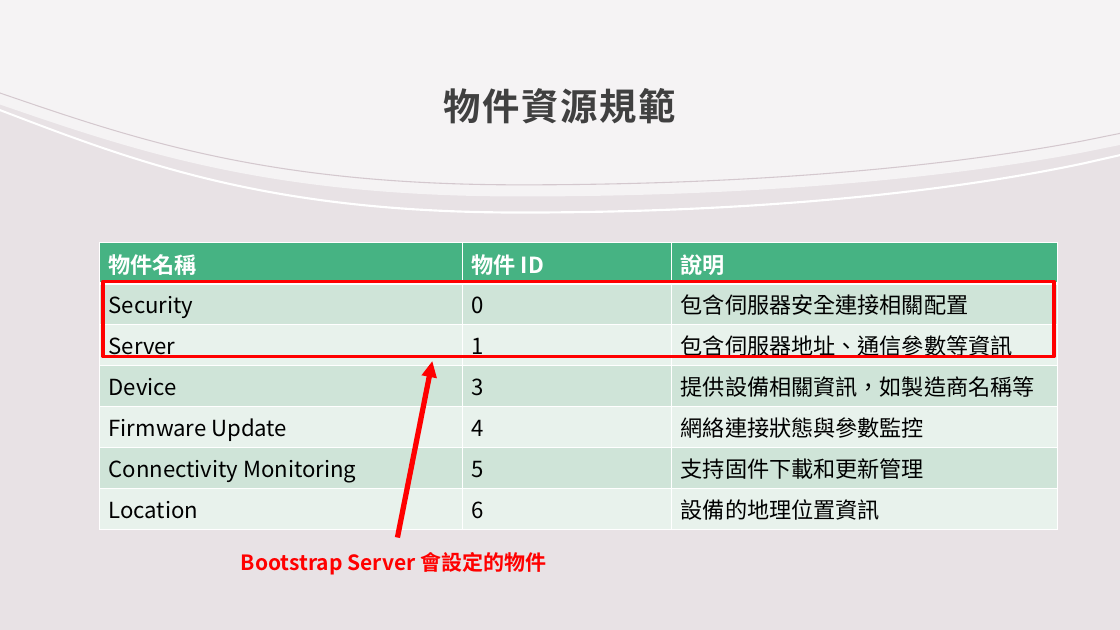
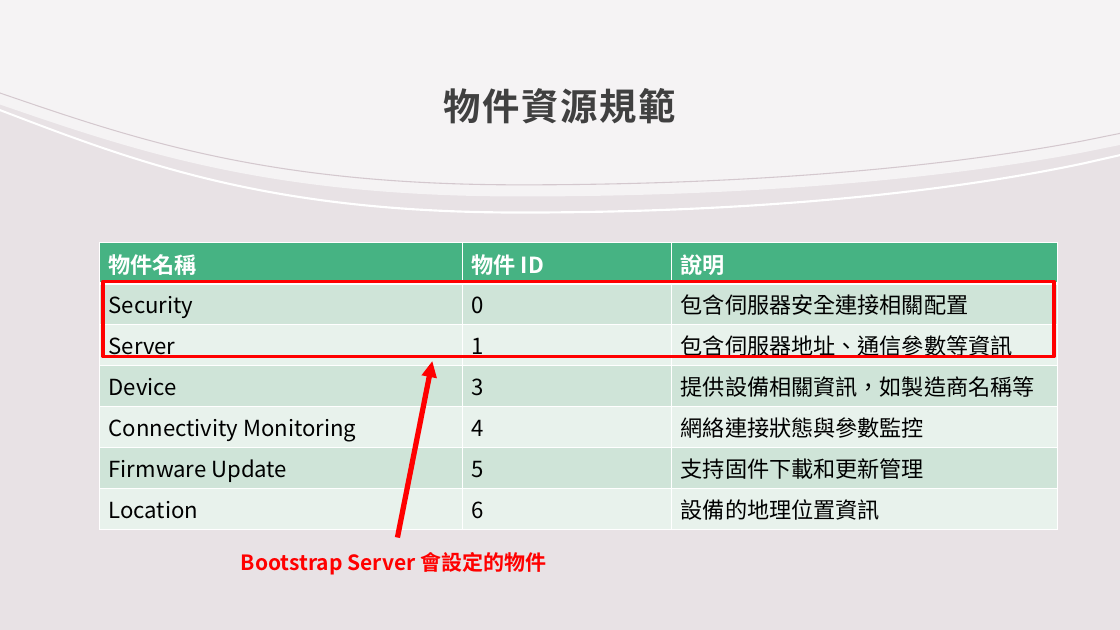
Before and after one commit to wp231/niu-aiot-course, a slide deck: slide 7 of 第 04 堂/LwM2M 協議.pptx. Drawn at 1120x630 pixels with LibreOffice and Linux fonts; fonts in the diff are those of the drawing. Boxes give left, top, right and bottom in pixels: in the first picture for what was removed or moved away, otherwise in the second. Text is boxed around its words. In the diff, an @@ line names an element or a change of style, - is before the commit and + after.

Commit message:
Fix: Corrected Object ID tag description

```diff
--- a/第 04 堂/LwM2M 協議.pptx
+++ b/第 04 堂/LwM2M 協議.pptx
@@ table at [100, 243, 1058, 524] @@
-row 5, column 1: Firmware Update
+row 5, column 1: Connectivity Monitoring
-row 6, column 1: Connectivity Monitoring
+row 6, column 1: Firmware Update
```
